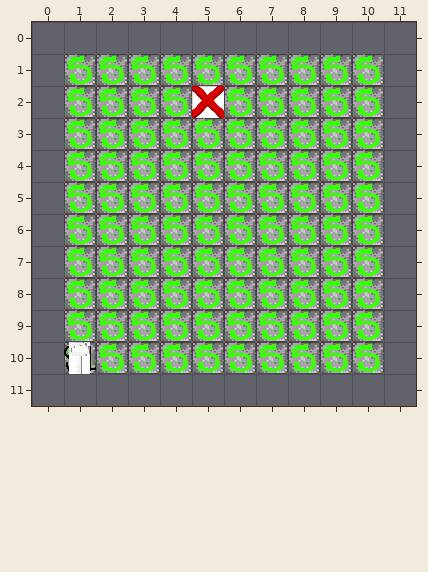
Tiled map, stored at Assets/Resources/Rooms/PuzzlesPlusAwesome/RoomE.tmx. The picture above was drawn from the file before the commit.
Cells are 32x32 px. Shown: x 0..11, y 0..11.
After the commit:
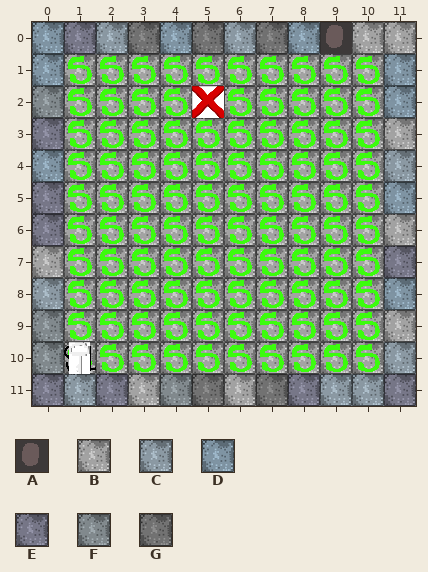
Key: from "RoomEditorImage": A 2, B 29, C 30, D 31, E 32, F 33, G 34.
_ is an empty cell, . an unchanged one.
Tiles of an added or newly shown layer are drawn over the layers below it.
Edits made:
--- layer "Wall1" (now shown)
@@ x 0..11 @@
- 0 ____________
- 1 _.........._
- 2 _.........._
- 3 _.........._
- 4 _.........._
- 5 _.........._
- 6 _.........._
- 7 _.........._
- 8 _.........._
- 9 _.........._
-10 _.........._
-11 ____________
+ 0 DECGDGCGDABB
+ 1 D..........D
+ 2 F..........D
+ 3 E..........B
+ 4 D..........C
+ 5 E..........D
+ 6 E..........B
+ 7 B..........E
+ 8 C..........D
+ 9 F..........B
+10 F..........C
+11 ECEBFGBGECCE
Changed places in both pictures, as pixel boxes (x1, y1, x2, y2):
added: (32, 22, 416, 406)
